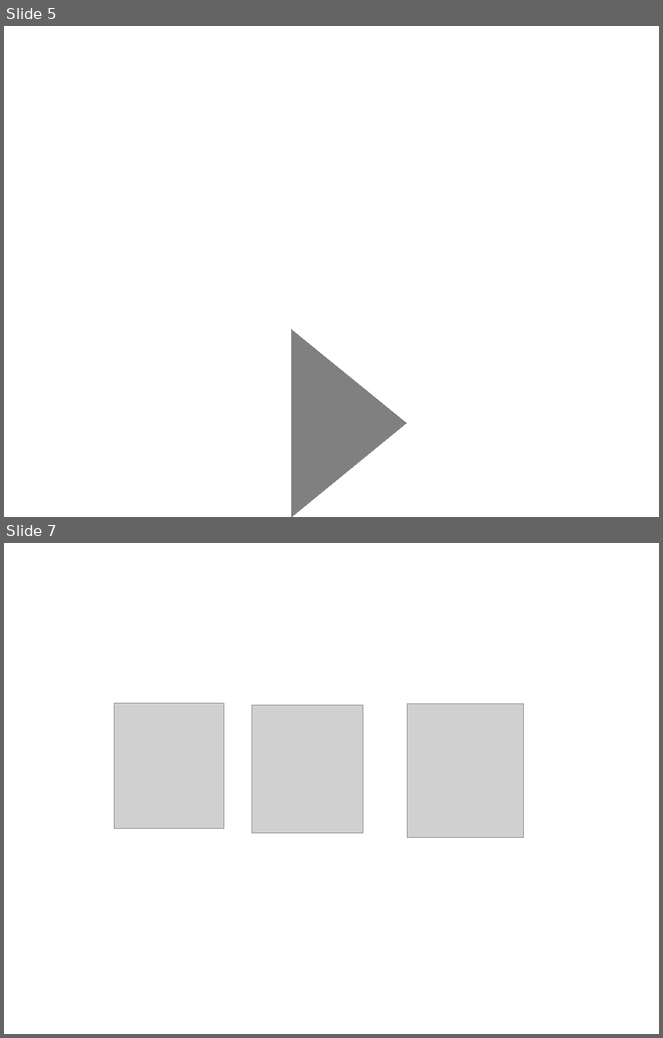
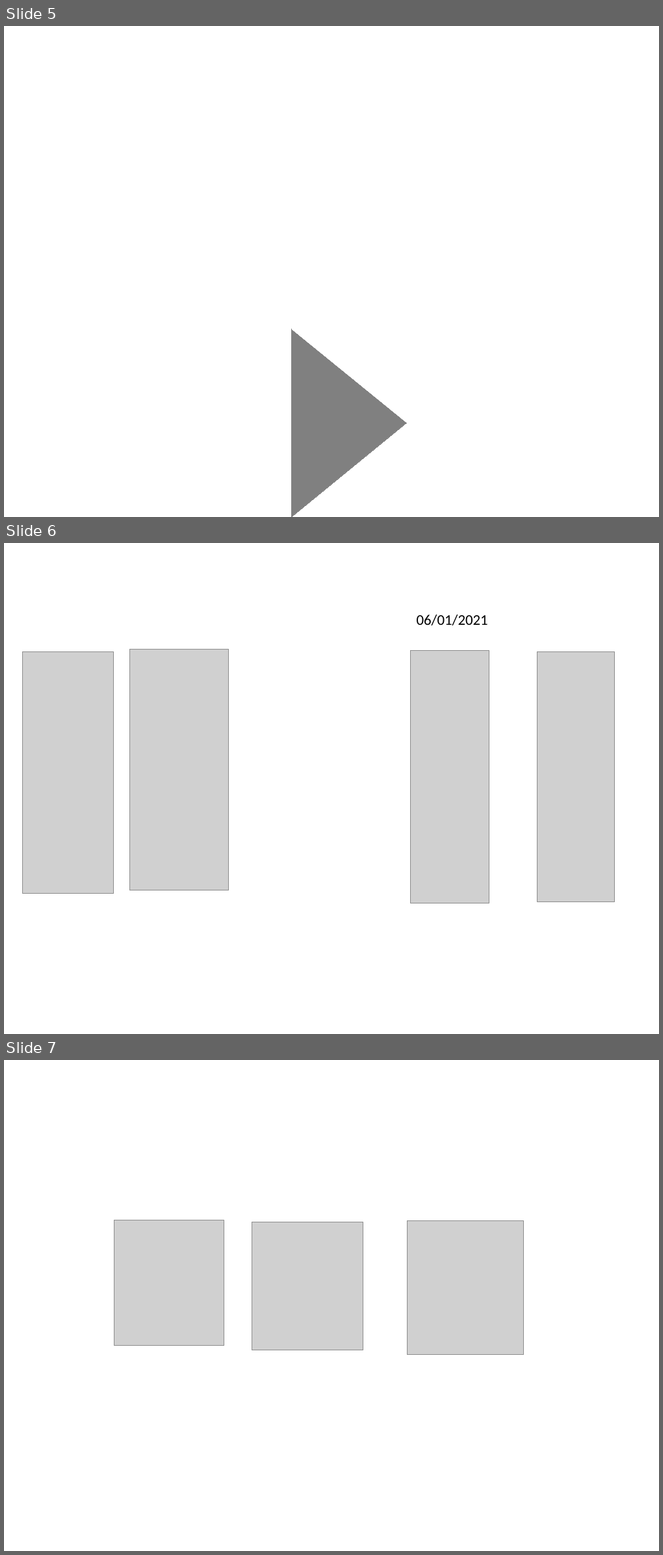
Before and after one commit to edyp-lab/Prostar2, a slide deck: dev/prostar_NvCSS/tl_style_css.odp. Shown one above the other, each under a label of ours: slides 5 and 7 before the commit, slides 5, 6 and 7 after it; the slides between them are not shown. The pictures are 663x1038 and 663x1555 pixels, drawn with LibreOffice and Linux fonts; fonts in the diff are those of the drawing; grey boxes stand for pictures. Boxes give left, top, right and bottom in pixels: in the first picture for what was removed or moved away, otherwise in the second. Text is boxed around its words. In the diff, an @@ line names an element or a change of style, - is before the commit and + after.

```diff
--- a/dev/prostar_NvCSS/tl_style_css.odp
+++ b/dev/prostar_NvCSS/tl_style_css.odp
@@ slide 6 added at [4,543,659,1034], background #FFFFFF @@
@@ text added at [417,615,488,626], 18 pt, text #000000 @@
+06/01/2021
@@ picture added at [22,652,113,894] @@
@@ picture added at [129,650,229,891] @@
@@ picture added at [411,651,489,903] @@
@@ picture added at [538,652,615,902] @@
```
Also in this commit, not shown: 1 slide removed, 3 other files.
